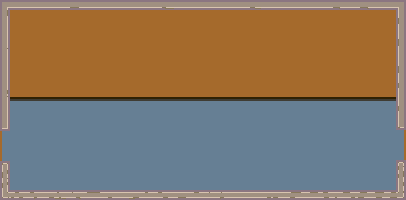
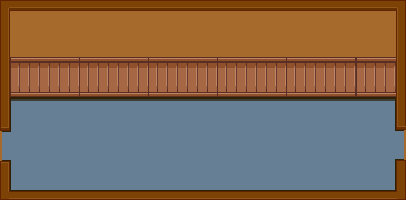
Layer changes from the first 406×200 image to the second:
added layer "Layer 10" above "Background" over [0, 0, 406, 200]
